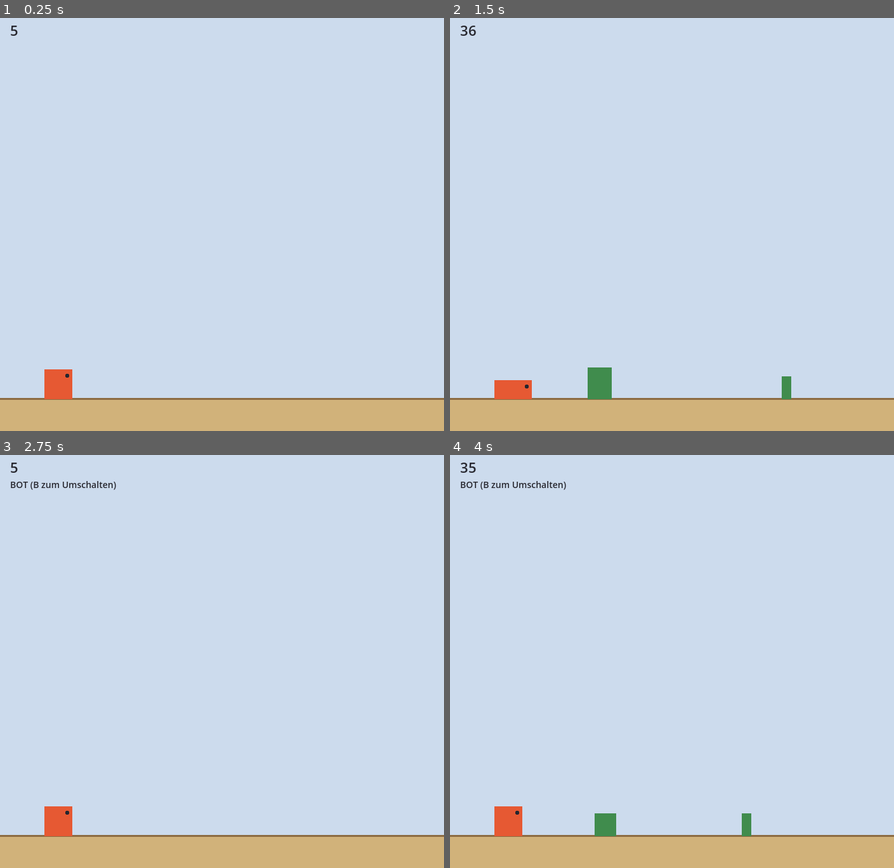
Above: before the commit, frames 1-4 (two rows, left to right).
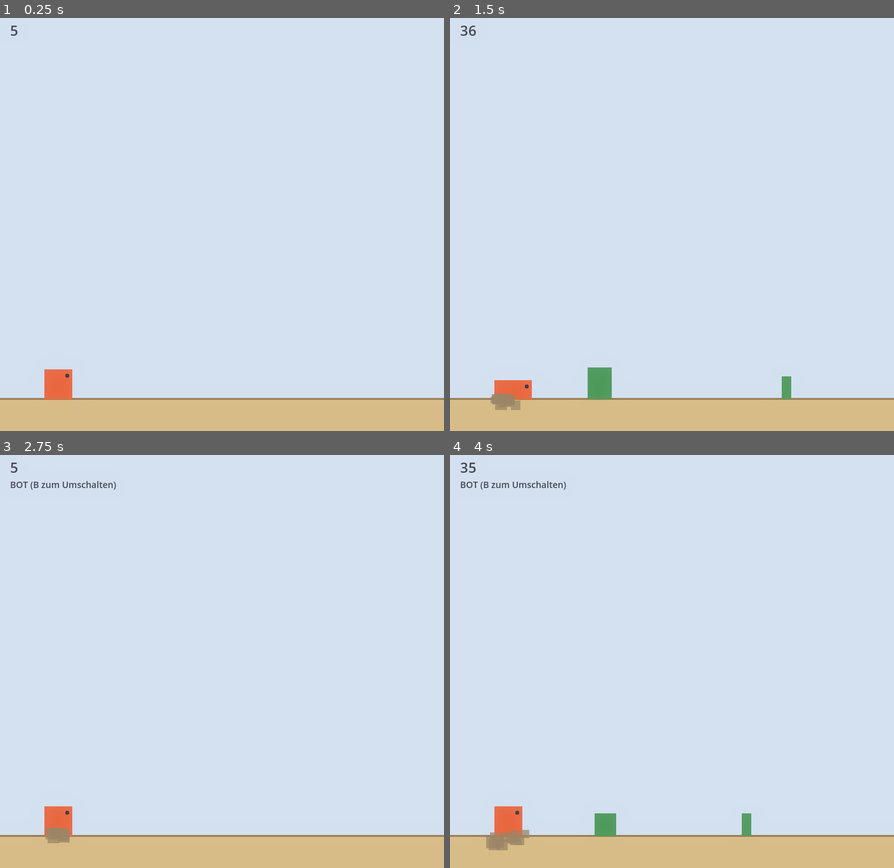
Above: after the commit, the same moments.

Repository: guushansen-pixel/hopper
Game: Godot game, scene res://main.tscn
Two runs of this game, one before a commit and one after it. Both use one fixed random seed, a clock stepped at 60 frames per second and the inputs below.
Inputs (mouse positions are in pixels of both pictures, inside the frame that each line leads up to):
- Up to frame 1 (0.25 s): no input
- Up to frame 2 (1.5 s): tap Enter at 0.5 s; move the mouse to (769, 203) at 0.52 s; hold Up 0.53-1.28 s; tap B at 0.6, 1.35 s; click (769, 203) at 0.67 s; tap Space at 0.77 s; move the mouse to (583, 245) at 1.27 s; hold Down from 1.28 s (still down)
- Up to frame 3 (2.75 s): tap Space at 1.52 s; move the mouse to (266, 570) at 2.02 s; release Down at 2.03 s; hold Up from 2.03 s (still down); tap B at 2.1 s
- Up to frame 4 (4 s): move the mouse to (649, 744) at 2.77 s; tap B at 2.85, 3.6 s; click (649, 744) at 2.92 s; tap Space at 3.02, 3.77 s; move the mouse to (805, 723) at 3.52 s; release Up at 3.53 s; hold Down from 3.53 s (still down)

The runs differ from the first frame. In frame 1, 0.3% of the frame differs, in the area x 0-100%, y 1-93%; in frame 2, 0.5%; in frame 3, 0.6%; in frame 4, 0.7%, in the area x 0-100%, y 1-96%.

Commit message:
Godot-Migration Phase 4: HDR2D-Glow (der eigentliche Grund fuer den Umstieg)
WorldEnvironment mit Environment.BG_CANVAS + Glow aktiviert
(game_view.gd::_setup_environment()), zusammen mit
rendering/viewport/hdr_2d=true in project.godot (ohne das hat HDR-Farbe
keine Wirkung). Gift-Geschoss und der Hoehlen-Kristall-Kaktus bekommen
HDR-Farben (Kanalwerte > 1.0) statt der bisherigen flachen Phase-3-Farben
- das loest den Bloom tatsaechlich aus. Per Screenshot-Trick verifiziert:
beide zeigen einen klar sichtbaren, weichen Leucht-Halo.

Ausserdem: echtes GPUParticles2D fuer Sprung-/Landestaub (ein
wiederverwendeter Knoten statt Verwaltungsaufwand pro Hindernis - fuer
Gift/Kristall bleibt dagegen bewusst der _draw()-Ansatz, weil dort Form
und Position pro Hindernis-Instanz individuell sind).

Design bewusst wie in der Vor-Migrations-Recherche empfohlen: HDR2D +
WorldEnvironment statt SubViewport mit echter 3D-Szene - gleicher
"leuchtet wirklich"-Eindruck, deutlich weniger Aufwand, keine Aenderung
an 2D-Physik/Kollision noetig.

Nebenbei dokumentiert: der vom User gemeldete Touch-Ducken-Bug aus Phase
3 (siehe vorheriger Commit) im README ausfuehrlich nachgetragen.

Co-Authored-By: Claude Sonnet 5 <noreply@anthropic.com>

Diff:
--- a/godot/project.godot
+++ b/godot/project.godot
@@ -24,3 +24,8 @@
 
 renderer/rendering_method="mobile"
 textures/vram_compression/import_etc2_astc=true
+
+; Phase 4: HDR2D + WorldEnvironment-Glow (siehe game_view.gd _setup_environment())
+; - der eigentliche Grund fuer den Godot-Umstieg. Nur mit Forward+/Mobile
+; wirksam (hier: "mobile", siehe oben).
+viewport/hdr_2d=true
--- a/godot/scripts/game_view.gd
+++ b/godot/scripts/game_view.gd
@@ -23,9 +23,71 @@
 var sim: HopperSim
 var bot_mode := false
 var touch_duck_held := false   # siehe _handle_input()/_input() - einzige Ducken-Quelle fuer Touch
+var was_on_ground := true      # fuer Sprung-/Landestaub, siehe _physics_process()
+var dust_particles: GPUParticles2D
 
 func _ready() -> void:
     sim = HopperSim.new()
+    was_on_ground = sim.on_ground
+    _setup_environment()
+    _setup_dust_particles()
+
+# ============================================================== Phase 4 ====
+# HDR2D + WorldEnvironment-Glow - der eigentliche Grund fuer den Godot-
+# Umstieg (siehe Plan/README): Farben mit Kanalwerten > 1.0 (siehe
+# _draw_poison()/_draw_crystal()) leuchten damit sichtbar, statt bei 1.0
+# geclamped zu werden. "viewport/hdr_2d=true" muss zusaetzlich in
+# project.godot gesetzt sein, sonst hat HDR-Farbe keine Wirkung.
+func _setup_environment() -> void:
+    var env := Environment.new()
+    env.background_mode = Environment.BG_CANVAS
+    env.glow_enabled = true
+    env.glow_intensity = 1.1
+    env.glow_strength = 1.2
+    env.glow_bloom = 0.18
+    env.glow_hdr_threshold = 1.0
+    env.glow_blend_mode = Environment.GLOW_BLEND_MODE_ADDITIVE
+    var world_env := WorldEnvironment.new()
+    world_env.environment = env
+    add_child(world_env)
+
+# Ein einziger, wiederverwendeter Partikel-Knoten fuer Sprung-/Landestaub
+# (siehe _burst_dust()) - echtes GPUParticles2D statt selbst gemaltem
+# Behelf, wo es sich anbietet (viele kleine, kurzlebige Punkte). Der
+# Gift-Glow/Kristall-Glow dagegen bleibt bewusst _draw()-basiert (siehe
+# _draw_poison()/_draw_crystal()): dort ist die Form pro Hindernis fix und
+# an dessen Position/Groesse gebunden, ein eigener Partikel-Knoten pro
+# Hindernis waere unnoetiger Verwaltungsaufwand fuer denselben visuellen
+# Effekt (HDR-Glow-Halo).
+func _setup_dust_particles() -> void:
+    dust_particles = GPUParticles2D.new()
+    dust_particles.amount = 14
+    dust_particles.lifetime = 0.45
+    dust_particles.one_shot = true
+    dust_particles.explosiveness = 0.85
+    dust_particles.emitting = false
+    var mat := ParticleProcessMaterial.new()
+    mat.direction = Vector3(0.0, -1.0, 0.0)
+    mat.spread = 65.0
+    mat.initial_velocity_min = 40.0
+    mat.initial_velocity_max = 100.0
+    mat.gravity = Vector3(0.0, 260.0, 0.0)
+    mat.scale_min = 1.5
+    mat.scale_max = 3.2
+    mat.color = Color(0.55, 0.47, 0.35, 0.75)
+    dust_particles.process_material = mat
+    dust_particles.texture = _make_dot_texture()
+    add_child(dust_particles)
+
+func _make_dot_texture() -> ImageTexture:
+    var img := Image.create(6, 6, false, Image.FORMAT_RGBA8)
+    img.fill(Color(1.0, 1.0, 1.0, 1.0))
+    return ImageTexture.create_from_image(img)
+
+func _burst_dust(pos: Vector2) -> void:
+    dust_particles.position = pos
+    dust_particles.restart()
+    dust_particles.emitting = true
 
 func _physics_process(delta: float) -> void:
     if sim.dead:
@@ -35,6 +97,15 @@
     else:
         _handle_input()
         sim.step(delta, false)
+
+    # Sprung-/Landestaub (Phase 4): Flankenerkennung ueber on_ground, da
+    # hopper_sim.gd selbst keine Events feuert (bewusst renderunabhaengig,
+    # siehe Kommentar dort).
+    if was_on_ground and not sim.on_ground:
+        _burst_dust(Vector2(HopperSim.RUNNER_X + 20.0, HopperSim.GROUND_Y))
+    elif not was_on_ground and sim.on_ground:
+        _burst_dust(Vector2(HopperSim.RUNNER_X + 20.0, HopperSim.GROUND_Y))
+    was_on_ground = sim.on_ground
 
     # Wueste -> Hoehle: vereinfachter, sofortiger Uebergang (kein Cutscene-
     # Wipe/Torbogen wie im Original - das ist reine Optik, spaetere Phase).
@@ -134,13 +205,16 @@
     var h: float = o.h
     match String(o.kind):
         "cactus":
-            draw_rect(Rect2(Vector2(x, y), Vector2(w, h)), Color(0.25, 0.55, 0.3))
+            if sim.cave_on:
+                _draw_crystal(x, y, w, h)
+            else:
+                draw_rect(Rect2(Vector2(x, y), Vector2(w, h)), Color(0.25, 0.55, 0.3))
         "bird":
             draw_rect(Rect2(Vector2(x, y), Vector2(w, h)), Color(0.35, 0.55, 0.85))
         "snake":
             draw_rect(Rect2(Vector2(x, y), Vector2(w, h)), Color(0.55, 0.4, 0.2))
         "poison":
-            draw_circle(Vector2(x + w * 0.5, y + h * 0.5), w * 0.5, Color(0.22, 1.0, 0.42))
+            _draw_poison(x, y, w, h)
         "rock":
             draw_circle(Vector2(x + w * 0.5, y + h * 0.5), w * 0.5, Color(0.5, 0.5, 0.52))
         "stalactite":
@@ -156,6 +230,38 @@
         _:
             draw_rect(Rect2(Vector2(x, y), Vector2(w, h)), Color.MAGENTA)  # unbekannt -> auffaellig
 
+# Neongruener Glow-Halo (mehrere weiche, ueberlagerte HDR-Kreise) + Kometen-
+# schweif nach hinten (rechts, da nach links geflogen wird) + heller Kern -
+# entspricht dem Original-Design (siehe web/index.html drawPoison()), aber
+# mit echtem HDR-Bloom statt eines gemalten radialen Gradienten. Kanalwerte
+# > 1.0 sind hier der Punkt: die loesen den in _setup_environment()
+# aktivierten Glow tatsaechlich aus.
+func _draw_poison(x: float, y: float, w: float, h: float) -> void:
+    var c := Vector2(x + w * 0.5, y + h * 0.5)
+    for i in range(4, 0, -1):
+        var r: float = w * (0.5 + i * 0.35)
+        draw_circle(c, r, Color(0.3, 3.0, 0.9, 0.10 / i))
+    var tail := PackedVector2Array([
+        c + Vector2(w * 0.3, -h * 0.28), c + Vector2(w * 1.6, 0.0), c + Vector2(w * 0.3, h * 0.28),
+    ])
+    draw_colored_polygon(tail, Color(0.15, 1.2, 0.4, 0.55))
+    draw_circle(c, w * 0.5, Color(0.4, 3.5, 1.0))
+    draw_circle(c - Vector2(w * 0.12, h * 0.12), w * 0.14, Color(1.6, 3.5, 2.0))
+
+# Kristall-Reskin des Kaktus in der Hoehle (rein optisch, dieselbe
+# Kollisionsbox - siehe web/README.md "Kristall-Skin"): facettierter
+# Diamant mit HDR-Glow statt der flachen gruenen Wueste-Box.
+func _draw_crystal(x: float, y: float, w: float, h: float) -> void:
+    var cx := x + w * 0.5
+    for i in range(3, 0, -1):
+        draw_circle(Vector2(cx, y + h * 0.65), w * (0.5 + i * 0.3), Color(0.3, 0.5, 1.8, 0.07))
+    var body := PackedVector2Array([
+        Vector2(cx, y), Vector2(x + w, y + h * 0.55), Vector2(x + w * 0.7, y + h),
+        Vector2(x + w * 0.3, y + h), Vector2(x, y + h * 0.55),
+    ])
+    draw_colored_polygon(body, Color(0.4, 0.7, 2.6))
+    draw_line(Vector2(cx, y), Vector2(cx, y + h), Color(1.0, 1.4, 3.0, 0.8), 1.5)
+
 func _draw_runner() -> void:
     var w: float = HopperSim.DUCK_W if sim.ducking else HopperSim.RUNNER_W
     var h: float = HopperSim.DUCK_H if sim.ducking else HopperSim.RUNNER_H
--- a/godot/tests/screenshot_test.gd
+++ b/godot/tests/screenshot_test.gd
@@ -1,6 +1,7 @@
 extends SceneTree
 
 const GameView = preload("res://scripts/game_view.gd")
+const HopperSim = preload("res://scripts/hopper_sim.gd")
 
 var view
 
@@ -11,12 +12,30 @@
 
 func _process(_delta: float) -> bool:
     var f := Engine.get_process_frames()
-    if f == 200:
+    if f == 5:
+        # Wueste-Frame mit sichtbaren Hindernissen erzwingen (statt auf
+        # Zufalls-Spawn zu warten) - fuer eine verlaessliche Momentaufnahme.
+        view.sim.obstacles = [
+            {"kind": "cactus", "x": 300.0, "y": HopperSim.GROUND_Y - 36.0, "w": 34.0, "h": 36.0, "count": 2},
+            {"kind": "bird", "x": 480.0, "y": HopperSim.GROUND_Y - 80.0, "w": 38.0, "h": 26.0},
+        ]
+    if f == 10:
         root.get_texture().get_image().save_png("res://tests/screenshot_desert.png")
-    if f == 201:
         view.sim.cave_on = true
-    if f == 500:
+    if f == 15:
+        # Hoehle: Kristall-Kaktus + Gift-Geschoss (beide Duck-Bahn und
+        # Sprung-Bahn) + Tropfstein sichtbar erzwingen.
+        view.sim.obstacles = [
+            {"kind": "cactus", "x": 260.0, "y": HopperSim.GROUND_Y - 36.0, "w": 34.0, "h": 36.0, "count": 2},
+            {"kind": "poison", "x": 420.0, "y": HopperSim.GROUND_Y - 54.0, "w": 16.0, "h": 16.0},
+            {"kind": "stalactite", "x": 560.0, "y": 40.0, "w": 34.0, "h": 120.0},
+        ]
+    if f == 20:
         root.get_texture().get_image().save_png("res://tests/screenshot_cave.png")
+    if f == 21:
+        view._burst_dust(Vector2(150.0, HopperSim.GROUND_Y))
+    if f == 24:
+        root.get_texture().get_image().save_png("res://tests/screenshot_dust.png")
         quit()
         return true
     return false
Not shown, changed: godot/export_presets.cfg
Not shown, changed: README.md
